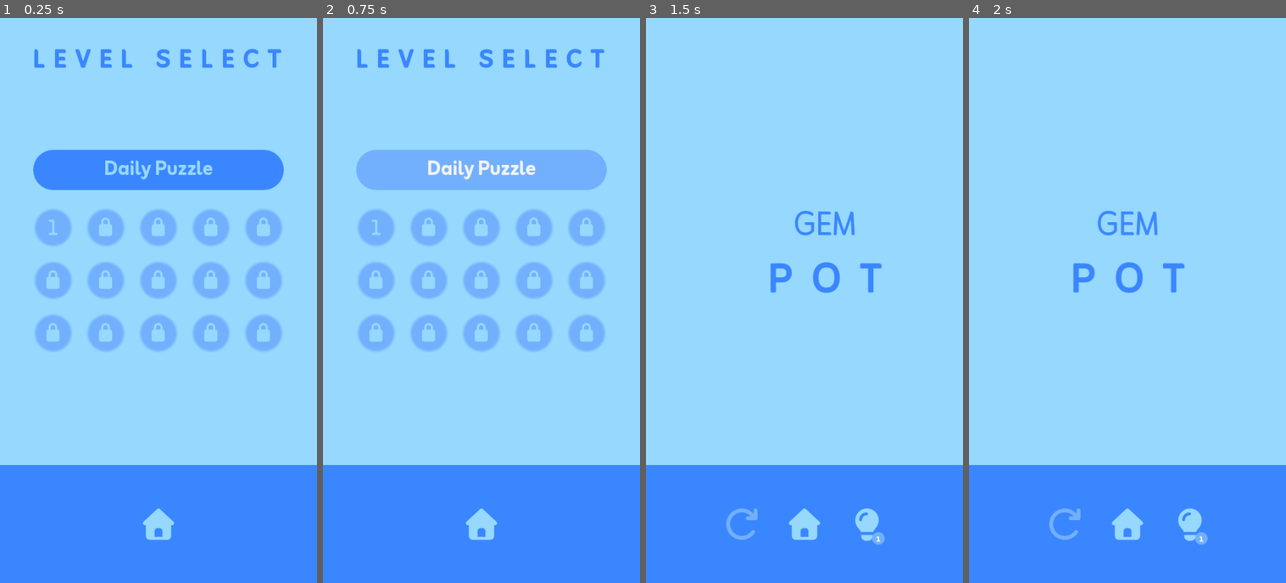
Above: before the commit, frames 1-4 (left to right).
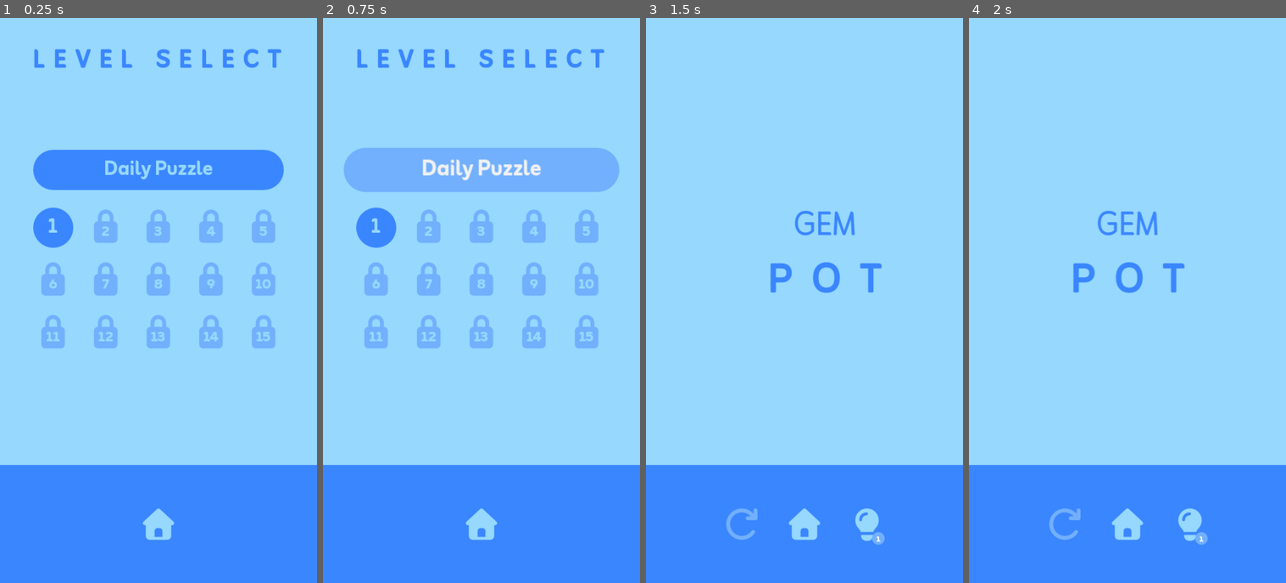
Above: after the commit, the same moments.

Repository: Chiken502/WordChains
Game: Godot game, scene res://_Frames/level_select.tscn
The game is run twice, just before and just after one commit, with the same random seed, the same clock (stepped at 60 frames per second) and the same inputs. This scene is started directly instead of the project's main scene. Sound files missing from this copy of the repository are replaced by a short silence.
Inputs:
- Up to frame 1 (0.25 s): no input
- Up to frame 2 (0.75 s): click "Daily Puzzle" at 0.5 s
- Up to frame 3 (1.5 s): click "1" at 1.25 s
- Up to frame 4 (2 s): no input

The runs differ from the first frame. In frame 1, 4.3% of the frame differs, in the area x 10-89%, y 33-59%; in frame 2, 6.0%, in the area x 6-94%, y 23-59%; in frame 3, nothing differs; in frame 4, nothing differs.

Commit message:
changed level_select_button to a Button from a TextureButton
It now uses a theme variation, and the existing theme.

Diff:
--- a/_Components/Scripts/level_select_button.gd
+++ b/_Components/Scripts/level_select_button.gd
@@ -1,22 +1,29 @@
-extends TextureButton
+extends Button
 
 
 @export var level : int = 1:
 	set(value):
 		level = value
-		$Label.text = str(value)
+		self.text = str(value)
 
 @export var locked: bool = false:
 	set(value):
 		locked = value
 		if locked:
-			$Label.label_settings.font = preload("res://Fonts/Font Awesome 7 Free-Solid-900.otf")
-			$Label.text = "lock"
+			#$Label.label_settings.font = preload("res://Fonts/Font Awesome 7 Free-Solid-900.otf")
+			self.text = "lock"
 			disabled = true
+			theme_type_variation = ""
+
+			$Label.show()
+			$Label.text = str(level)
 		if not locked:
-			$Label.label_settings.font = preload("res://Fonts/Zain-Black.ttf")
-			$Label.text = level
+			#$Label.label_settings.font = preload("res://Fonts/Zain-Black.ttf")
+			self.text = str(level)
 			disabled = false
+			theme_type_variation = "ReadableButton"
+
+			$Label.hide()
 
 
 func _on_mouse_entered() -> void:
@@ -24,7 +31,6 @@
 		var tween = get_tree().create_tween()
 
 		tween.tween_property(self, "offset_transform_scale", Vector2(1.1, 1.1), 0.1)
-		$Label.modulate = ColorManager.colors[ColorManager.currentColor][3]
 
 
 func _on_mouse_exited() -> void:
@@ -32,7 +38,6 @@
 		var tween = get_tree().create_tween()
 
 		tween.tween_property(self, "offset_transform_scale", Vector2(1, 1), 0.1)
-		$Label.modulate = Color(1, 1, 1)
 
 
 func _on_button_down() -> void:
--- a/_Components/level_select_button.tscn
+++ b/_Components/level_select_button.tscn
@@ -1,42 +1,11 @@
 [gd_scene format=3 uid="uid://brn4syp7cc1w4"]
 
 [ext_resource type="Script" uid="uid://c42xsmvfv7ir6" path="res://_Components/Scripts/level_select_button.gd" id="1_ehlb8"]
+[ext_resource type="Theme" uid="uid://2g72kvtstj68" path="res://Resources/main_theme.tres" id="1_yn0l7"]
 [ext_resource type="LabelSettings" uid="uid://cjtt2thacqj0u" path="res://Resources/level_select_label.tres" id="2_ehlb8"]
 
-[sub_resource type="Gradient" id="Gradient_ugxlu"]
-offsets = PackedFloat32Array(0.8385323, 1)
-colors = PackedColorArray(0.447059, 0.690196, 0.992157, 1, 0.44705883, 0.6901961, 0.99215686, 0)
-
-[sub_resource type="GradientTexture2D" id="GradientTexture2D_ooo3p"]
-gradient = SubResource("Gradient_ugxlu")
-fill = 1
-fill_from = Vector2(0.5, 0.5)
-fill_to = Vector2(0.5, 0)
-metadata/_snap_enabled = true
-
-[sub_resource type="Gradient" id="Gradient_q42d3"]
-offsets = PackedFloat32Array(0.8385323, 1)
-colors = PackedColorArray(0.227451, 0.52549, 1, 1, 0.22745098, 0.5254902, 1, 0)
-
-[sub_resource type="GradientTexture2D" id="GradientTexture2D_c4yf3"]
-gradient = SubResource("Gradient_q42d3")
-fill = 1
-fill_from = Vector2(0.5, 0.5)
-fill_to = Vector2(0.5, 0)
-metadata/_snap_enabled = true
-
-[sub_resource type="Gradient" id="Gradient_ehlb8"]
-offsets = PackedFloat32Array(0.8385323, 1)
-colors = PackedColorArray(0.588235, 0.847059, 0.996078, 1, 0.22745098, 0.5254902, 1, 0)
-
-[sub_resource type="GradientTexture2D" id="GradientTexture2D_yn0l7"]
-gradient = SubResource("Gradient_ehlb8")
-fill = 1
-fill_from = Vector2(0.5, 0.5)
-fill_to = Vector2(0.5, 0)
-metadata/_snap_enabled = true
-
-[node name="LevelSelectButton" type="TextureButton" unique_id=1147214548]
+[node name="LevelSelectButton" type="Button" unique_id=1374171160]
+custom_minimum_size = Vector2(64, 64)
 anchors_preset = -1
 anchor_right = 0.126
 anchor_bottom = 0.071
@@ -45,16 +14,18 @@
 grow_horizontal = 2
 grow_vertical = 2
 offset_transform_enabled = true
-texture_normal = SubResource("GradientTexture2D_ooo3p")
-texture_pressed = SubResource("GradientTexture2D_c4yf3")
-texture_hover = SubResource("GradientTexture2D_yn0l7")
+theme = ExtResource("1_yn0l7")
+theme_type_variation = &"ReadableButton"
 script = ExtResource("1_ehlb8")
 
 [node name="Label" type="Label" parent="." unique_id=149098463]
+visible = false
 layout_mode = 1
 anchors_preset = 15
 anchor_right = 1.0
 anchor_bottom = 1.0
+offset_top = 7.0
+offset_bottom = 7.0
 grow_horizontal = 2
 grow_vertical = 2
 text = "100"
--- a/_Frames/Scripts/level_select.gd
+++ b/_Frames/Scripts/level_select.gd
@@ -6,10 +6,9 @@
 # Called when the node enters the scene tree for the first time.
 func _ready() -> void:
 	for idx in range(len(LevelDatabase.levels)):
-		var i: TextureButton = level_select_node.instantiate()
+		var i: Button = level_select_node.instantiate()
 		$VBoxContainer/GridContainer.add_child(i)
 		i.level = idx + 1
-		$ColorAgent.texture_buttons.append(i)
 		i.pressed.connect(_level_selected.bind(idx))
 
 		if idx > GameManager.max_level:
@@ -25,6 +24,11 @@
 	%Home.mouse_exited.connect(_on_control_mouse_exited.bind(%Home))
 	%Home.button_down.connect(_on_button_down.bind(%Home))
 	%Home.button_up.connect(_on_button_up.bind(%Home))
+
+	%DailyButton.mouse_entered.connect(_on_control_mouse_entered.bind(%DailyButton))
+	%DailyButton.mouse_exited.connect(_on_control_mouse_exited.bind(%DailyButton))
+	%DailyButton.button_down.connect(_on_button_down.bind(%DailyButton))
+	%DailyButton.button_up.connect(_on_button_up.bind(%DailyButton))
 
 
 func _on_home_pressed() -> void:
--- a/_Frames/level_select.tscn
+++ b/_Frames/level_select.tscn
@@ -99,9 +99,11 @@
 custom_minimum_size = Vector2(0, 100)
 layout_mode = 2
 
-[node name="Button" type="Button" parent="VBoxContainer" unique_id=615345161]
+[node name="DailyButton" type="Button" parent="VBoxContainer" unique_id=615345161]
+unique_name_in_owner = true
 custom_minimum_size = Vector2(0, 64)
 layout_mode = 2
+offset_transform_enabled = true
 theme = ExtResource("1_s6f1j")
 theme_type_variation = &"ReadableButton"
 text = "Daily Puzzle"
